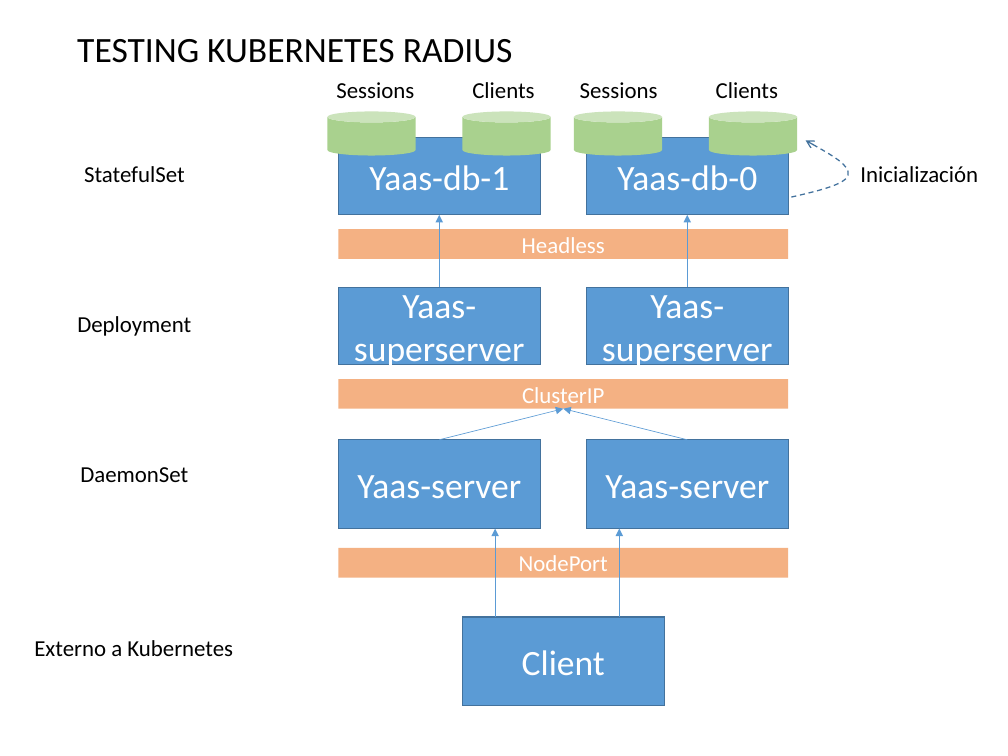
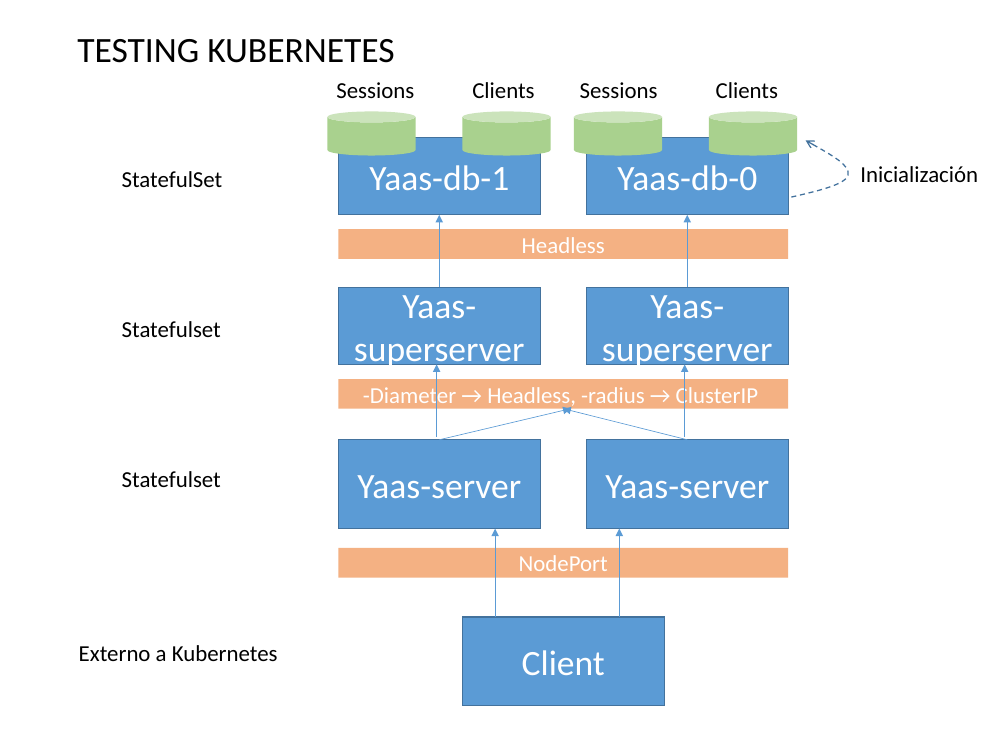
Before and after one commit to francistor/yaas, a slide deck: slide 8 of DiameterServerDesign.pptx. Drawn at 1008x756 pixels with LibreOffice and Linux fonts; fonts in the diff are those of the drawing. Boxes give left, top, right and bottom in pixels: in the first picture for what was removed or moved away, otherwise in the second. Text is boxed around its words. In the diff, an @@ line names an element or a change of style, - is before the commit and + after.

Commit message:
Added performance to Kubernetes testing

```diff
--- a/DiameterServerDesign.pptx
+++ b/DiameterServerDesign.pptx
@@ text at (x1=77, y1=39, x2=395, y2=63): text changed @@
-TESTING KUBERNETES RADIUS
+TESTING KUBERNETES
@@ text "StatefulSet" moved from (x1=84, y1=166, x2=185, y2=182) to (x1=122, y1=171, x2=223, y2=187) @@
@@ text at (x1=122, y1=321, x2=221, y2=337): text changed @@
-Deployment
+Statefulset
@@ text in rectangle at (x1=363, y1=383, x2=758, y2=409): text changed @@
-ClusterIP
+-Diameter → Headless, -radius → ClusterIP
@@ arrow added from (437, 437) to (437, 365), #5B9BD5 0.5 pt @@
@@ arrow added from (685, 437) to (685, 365), #5B9BD5 0.5 pt @@
@@ arrow moved from (439, 440) - (563, 409) to (439, 440) - (571, 409) @@
@@ text at (x1=122, y1=471, x2=221, y2=487): text changed @@
-DaemonSet
+Statefulset
@@ text "Externo a Kubernetes" moved from (x1=34, y1=640, x2=233, y2=656) to (x1=79, y1=645, x2=278, y2=661) @@
```
Also in this commit, not shown: 1 other slide changed, 1 slide added, 1 slide removed, 2 other files.
